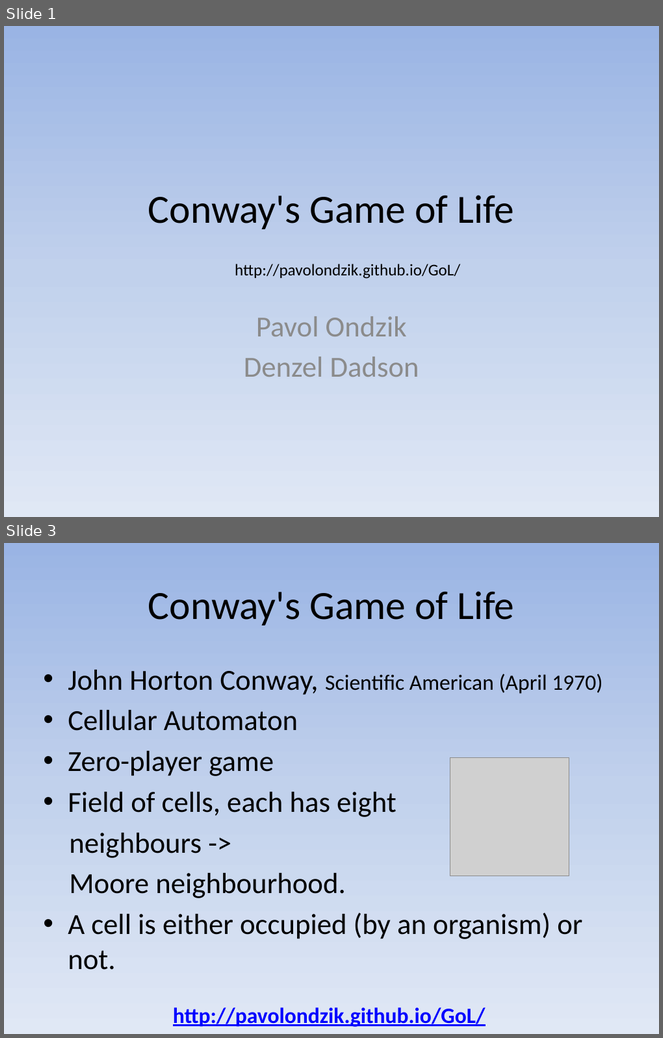
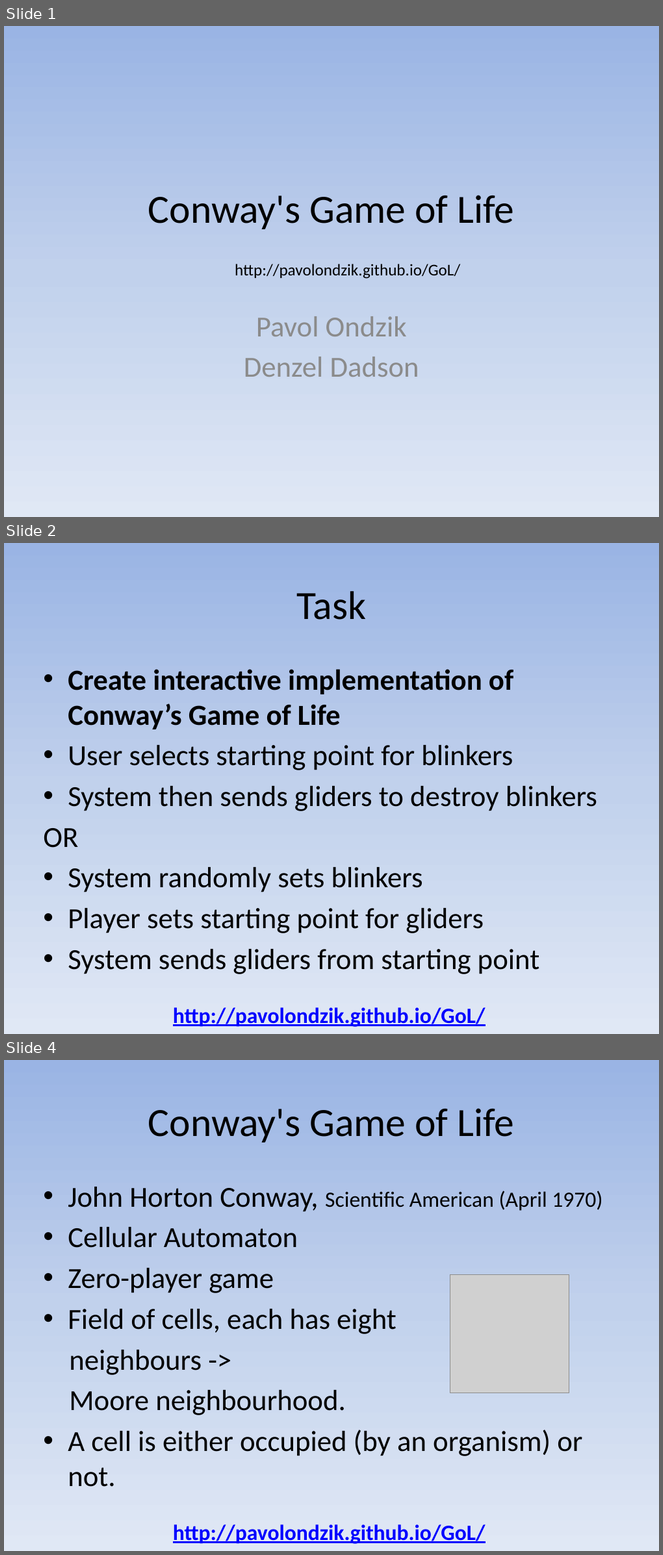
Before and after one commit to pavolondzik/GoL, a slide deck: Conway's Game of Life.pptx. Shown one above the other, each under a label of ours: slides 1 and 3 before the commit, slides 1, 2 and 4 after it; the slides between them are not shown. The pictures are 663x1038 and 663x1555 pixels, drawn with LibreOffice and Linux fonts; fonts in the diff are those of the drawing; grey boxes stand for pictures; background and template pictures are left out. Boxes give left, top, right and bottom in pixels: in the first picture for what was removed or moved away, otherwise in the second. Text is boxed around its words. In the diff, an @@ line names an element or a change of style, - is before the commit and + after.

Commit message:
Ver 1.5.3   This is commit before changes to   coordinate system [x,y] -> [y,x].   On branch CleanWebsite   Changes to be committed:  	modified:   Conway's Game of Life.pptx  	modified:   GoL.v11.suo  	modified:   Scripts/Controls.js  	modified:   Scripts/GoL.js  	modified:   index.html
  Done:
    Removed button "Previous Generation"
  ToDo:
    Change coordinate system.
    Implement algorithm to get closest
	organism to starting point, + glider
	rotation.
	Repair canvas resizing.

```diff
--- a/Conway's Game of Life.pptx
+++ b/Conway's Game of Life.pptx
@@ slide 2 added at (4, 543, 659, 1034), background gradient #9AB5E4 to #C2D1ED to #E1E8F5; not listed: 1 template element that a slide beside it also shows @@
@@ title added at (297, 591, 367, 620), 44 pt, text #000000 @@
+Task
@@ text added at (43, 669, 597, 975), 32 pt, text #000000 @@
+• Create interactive implementation of Conway’s Game of Life
+• User selects starting point for blinkers
+• System then sends gliders to destroy blinkers
+OR
+• System randomly sets blinkers
+• Player sets starting point for gliders
+• System sends gliders from starting point
@@ what was slide 3 is now slide 4 @@
```
Also in this commit, not shown: 3 slides changed, 1 other slide added, 4 other files.
